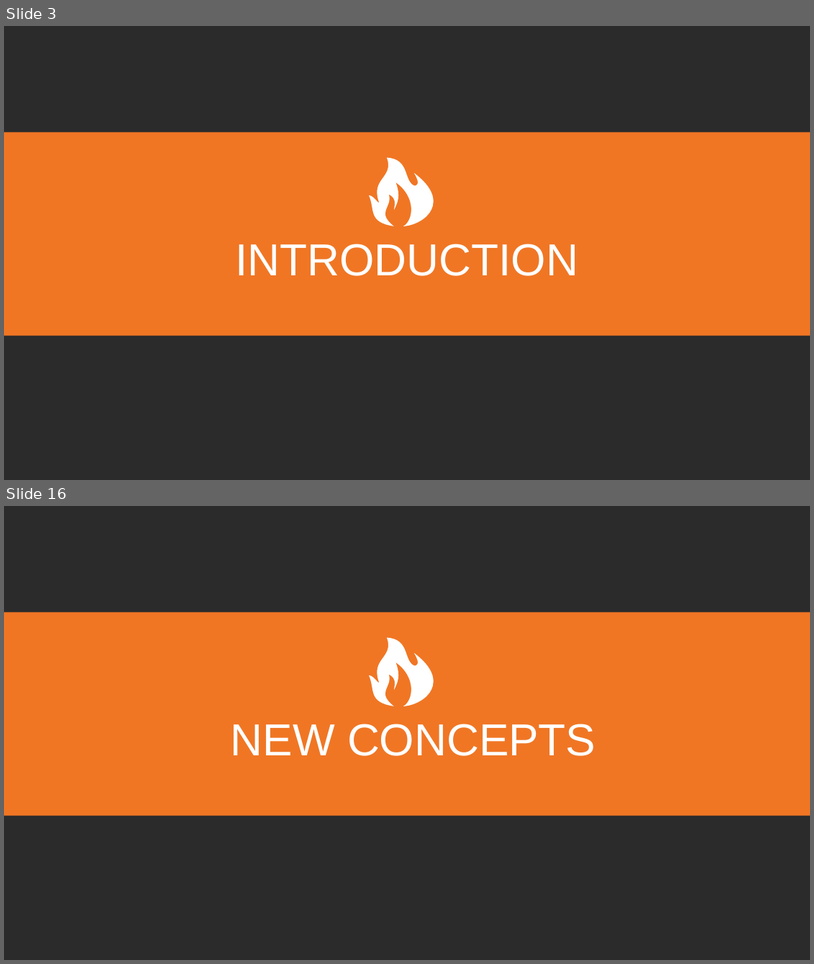
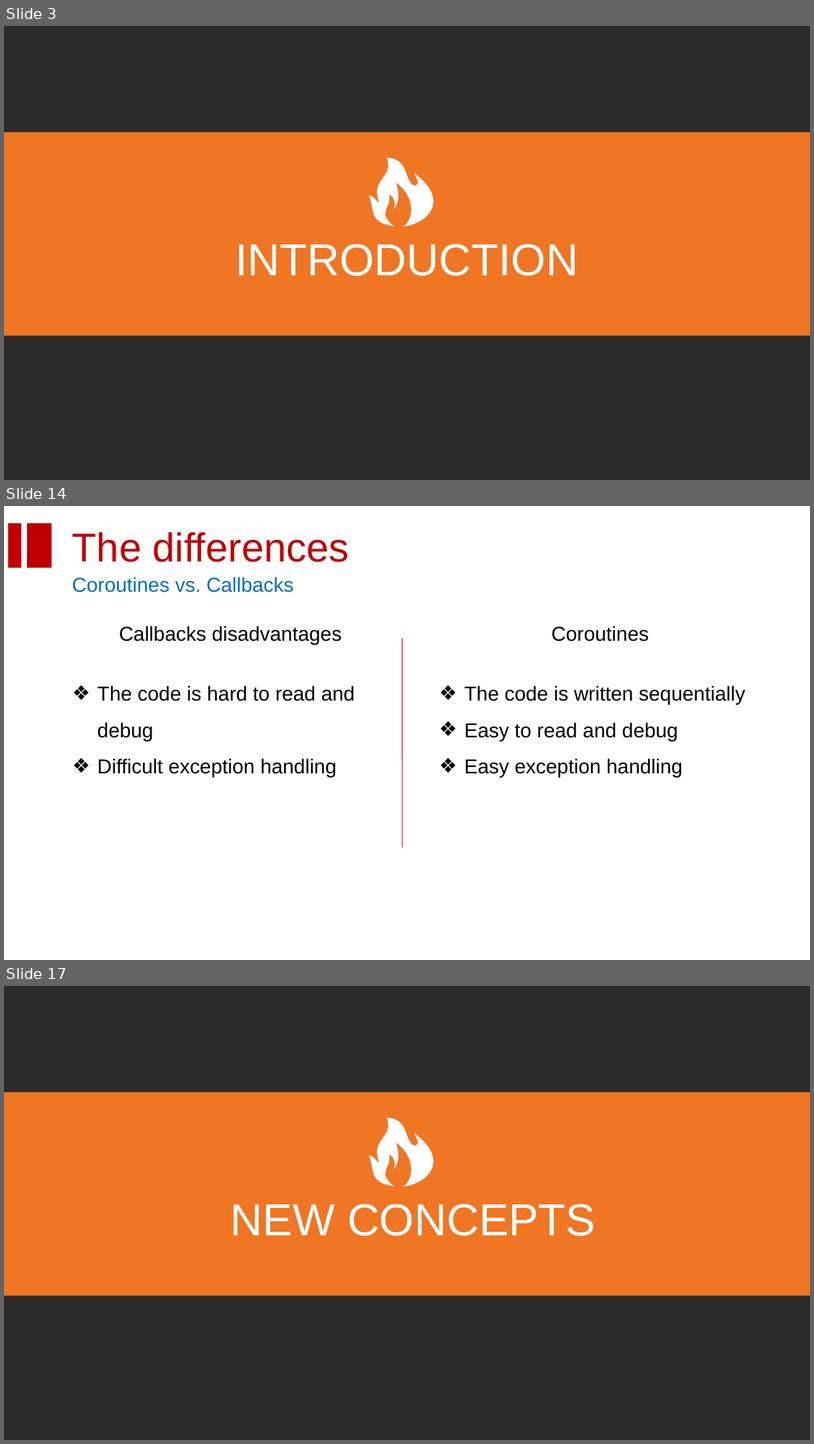
Before and after one commit to homanad/KotlinCoroutines, a slide deck: Coroutine.pptx. Shown one above the other, each under a label of ours: slides 3 and 16 before the commit, slides 3, 14 and 17 after it; the slides between them are not shown. The pictures are 814x964 and 814x1444 pixels, drawn with LibreOffice and Linux fonts; fonts in the diff are those of the drawing; background and template pictures are left out; a plain dark background stands for a picture behind light text. Boxes give left, top, right and bottom in pixels: in the first picture for what was removed or moved away, otherwise in the second. Text is boxed around its words. In the diff, an @@ line names an element or a change of style, - is before the commit and + after.

```diff
--- a/Coroutine.pptx
+++ b/Coroutine.pptx
@@ slide 14 added at [4, 506, 810, 960], background picture (left out) @@
@@ rectangle added at [8, 524, 22, 568], fill #C00000 @@
@@ rectangle added at [27, 523, 52, 568], fill #C00000 @@
@@ text added at [72, 532, 350, 562], 36 pt, text #C00000 @@
+The differences
@@ text added at [72, 577, 293, 592], 18 pt, text #0070C0 @@
+Coroutines vs. Callbacks
@@ text added at [119, 626, 342, 645], 18 pt, text #000000 @@
+Callbacks disadvantages
@@ text added at [552, 626, 649, 641], 18 pt, text #000000 @@
+Coroutines
@@ line added from (402, 638) to (402, 847), #E52344 0.75 pt @@
@@ text added at [98, 685, 355, 777], 18 pt, text #000000 @@
+❖ The code is hard to read and debug
+❖ Difficult exception handling
@@ text added at [465, 685, 746, 777], 18 pt, text #000000 @@
+❖ The code is written sequentially
+❖ Easy to read and debug
+❖ Easy exception handling
@@ what was slide 16 is now slide 17 @@
```
Also in this commit, not shown: 16 slides changed, 13 other slides added, 14 slides removed.
